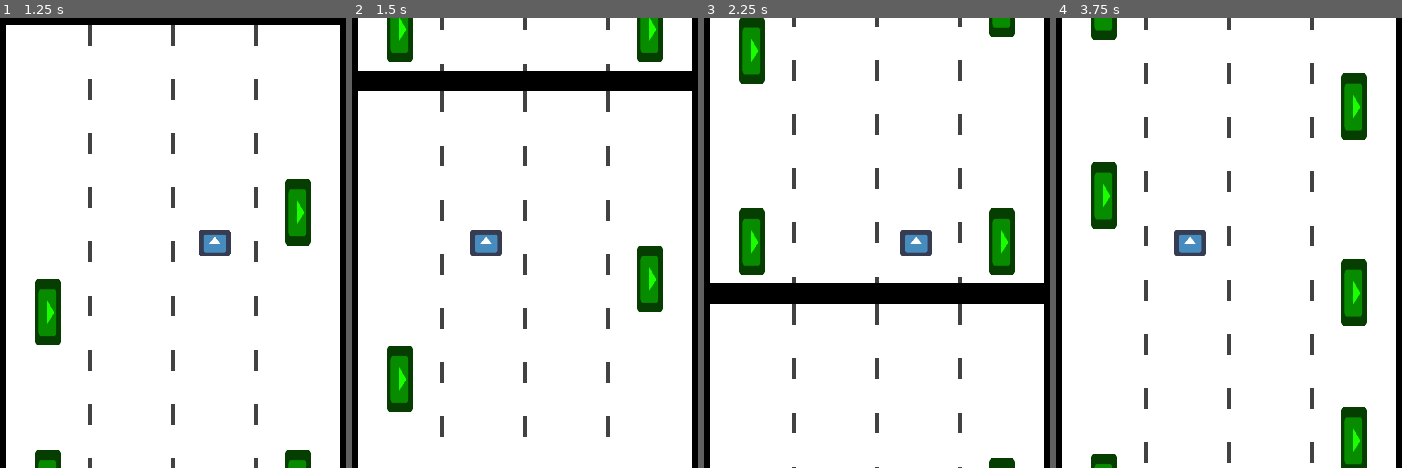
Above: before the commit, frames 1-4 (left to right).
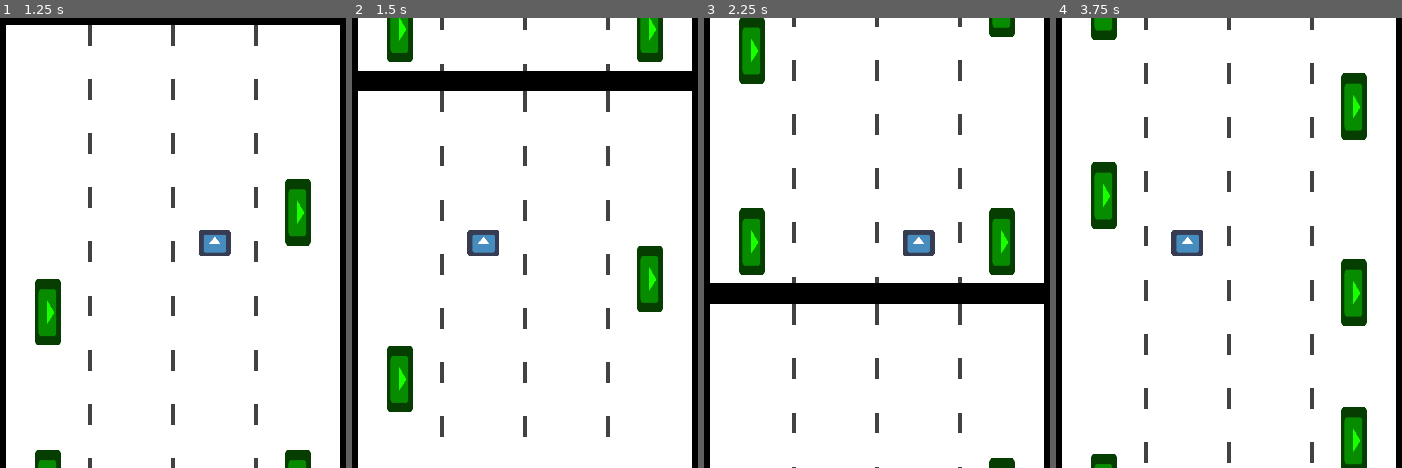
Above: after the commit, the same moments.

Repository: lajollagamesclub/week-139-followers
Game: Godot game, scene res://Main.tscn
The game is run twice, just before and just after one commit, with the same random seed, the same clock (stepped at 60 frames per second) and the same inputs. The engine's default icon, where the game draws it, is replaced by a stand-in: a white triangle on a blue panel in a dark square.
Inputs:
- Up to frame 1 (1.25 s): hold D (g_right) from 0.53 s (still down)
- Up to frame 2 (1.5 s): release D (g_right) at 1.28 s; hold A (g_left) from 1.28 s (still down)
- Up to frame 3 (2.25 s): release A (g_left) at 2.03 s; hold D (g_right) from 2.03 s (still down)
- Up to frame 4 (3.75 s): release D (g_right) at 3.53 s; hold A (g_left) from 3.53 s (still down)

Frame 1 is identical in both runs. In frame 2, 0.2% of the frame differs, in the area x 33-44%, y 47-53%; in frame 3, 0.2%; in frame 4, 0.2%.

Commit message:
Add takedown function in suitcase

Diff:
--- a/src/Main.tscn
+++ b/src/Main.tscn
@@ -43,4 +43,5 @@
 [node name="Timer" type="Timer" parent="Player/SuitcaseTakedown"]
 wait_time = 0.2
 one_shot = true
+[connection signal="area_entered" from="Player/SuitcaseTakedown" to="Player/SuitcaseTakedown" method="_on_SuitcaseTakedown_area_entered"]
 [connection signal="timeout" from="Player/SuitcaseTakedown/Timer" to="Player/SuitcaseTakedown" method="_on_Timer_timeout"]
--- a/src/Player.gd
+++ b/src/Player.gd
@@ -23,13 +23,13 @@
 			target_x_pos += step
 
 func take_down_suitcase():
-	if cur_speed < 0.70*target_speed: # can only takedown when at speed
+	if cur_speed < 0.40*target_speed: # can only takedown when at speed
 		return
 	cur_speed = target_speed*0.3
 	$SuitcaseTakedown.takedown(on_left_side())
 
 func _physics_process(delta):
-	global_position.x = ((target_x_pos - global_position.x) * 15.0 * delta) + global_position.x
+	global_position.x = ((target_x_pos - global_position.x) * 25.0 * delta) + global_position.x
 
 	cur_speed = ((target_speed - cur_speed) * 2.5 * delta) + cur_speed
 
--- a/src/Suitcase.gd
+++ b/src/Suitcase.gd
@@ -3,3 +3,6 @@
 class_name Suitcase
 
 var length: float = 200.0
+
+func takedown():
+	visible = false
--- a/src/Suitcase.tscn
+++ b/src/Suitcase.tscn
@@ -6,7 +6,9 @@
 [sub_resource type="RectangleShape2D" id=1]
 extents = Vector2( 32.9837, 79.6095 )
 
-[node name="Suitcase" type="Area2D"]
+[node name="Suitcase" type="Area2D" groups=[
+"suitcases",
+]]
 script = ExtResource( 2 )
 
 [node name="Sprite" type="Sprite" parent="."]
--- a/src/SuitcaseTakedown.gd
+++ b/src/SuitcaseTakedown.gd
@@ -13,3 +13,8 @@
 
 func _on_Timer_timeout():
 	$CollisionShape2D.disabled = true
+
+
+func _on_SuitcaseTakedown_area_entered(area: Node2D):
+	if area.is_in_group("suitcases"):
+		area.takedown()
